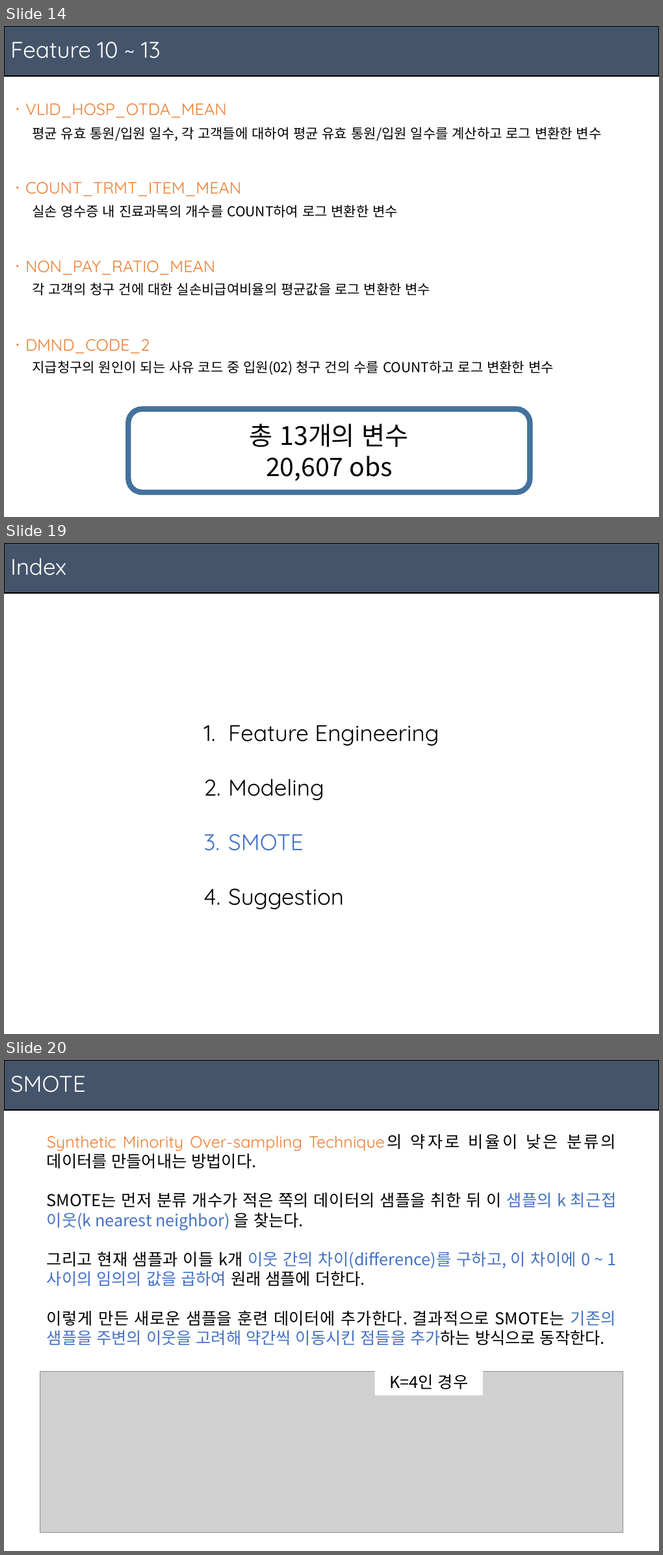
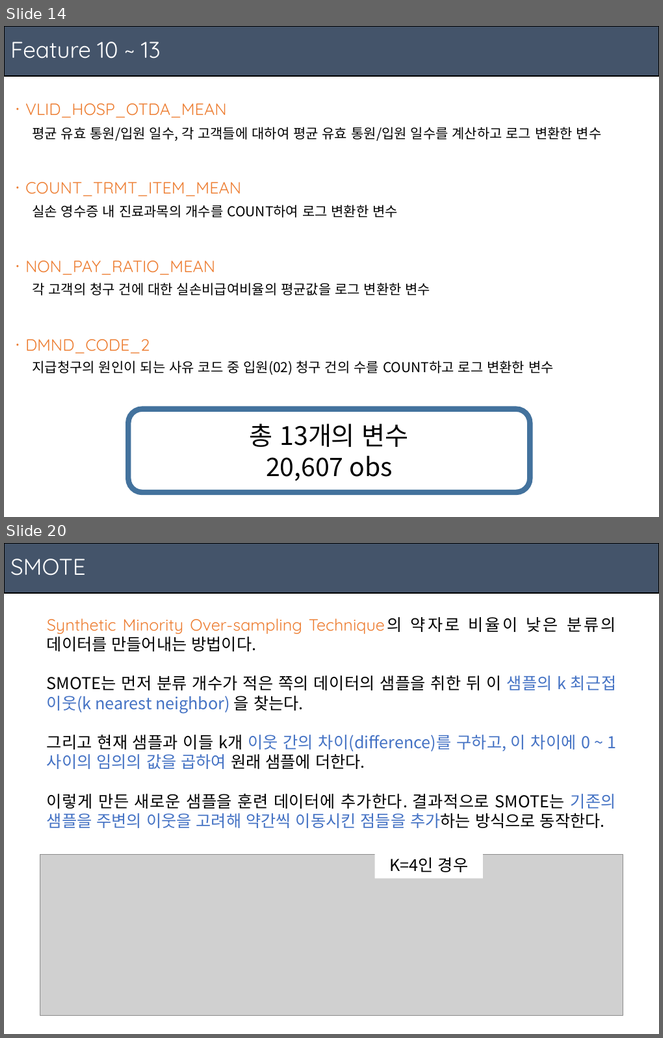
Before and after one commit to ajskdlf64/Bachelor-of-Statistics, a slide deck: 2019 - 02/[응용통계학과] 데이터마이닝/Insuracne Model/Model.pptx. Shown one above the other, each under a label of ours: slides 14, 19 and 20 before the commit, slides 14 and 20 after it; the slides between them are not shown. The pictures are 663x1555 and 663x1038 pixels, drawn with LibreOffice and Linux fonts; fonts in the diff are those of the drawing; grey boxes stand for pictures. Boxes give left, top, right and bottom in pixels: in the first picture for what was removed or moved away, otherwise in the second. Text is boxed around its words. In the diff, an @@ line names an element or a change of style, - is before the commit and + after.

```diff
--- a/2019 - 02/[응용통계학과] 데이터마이닝/Insuracne Model/Model.pptx
+++ b/2019 - 02/[응용통계학과] 데이터마이닝/Insuracne Model/Model.pptx
@@ slide 19 removed at (x1=4, y1=543, x2=659, y2=1034), background #FFFFFF @@
@@ rectangle removed at (x1=4, y1=543, x2=659, y2=593) @@
@@ title removed at (x1=10, y1=558, x2=66, y2=575) @@
-Index
@@ text removed at (x1=228, y1=725, x2=439, y2=910) @@
-1. Feature Engineering
-2. Modeling
-3. SMOTE
-4. Suggestion
```
Also in this commit, not shown: 11 slides changed, 6 slides added, 3 other slides removed, 7 other files.
